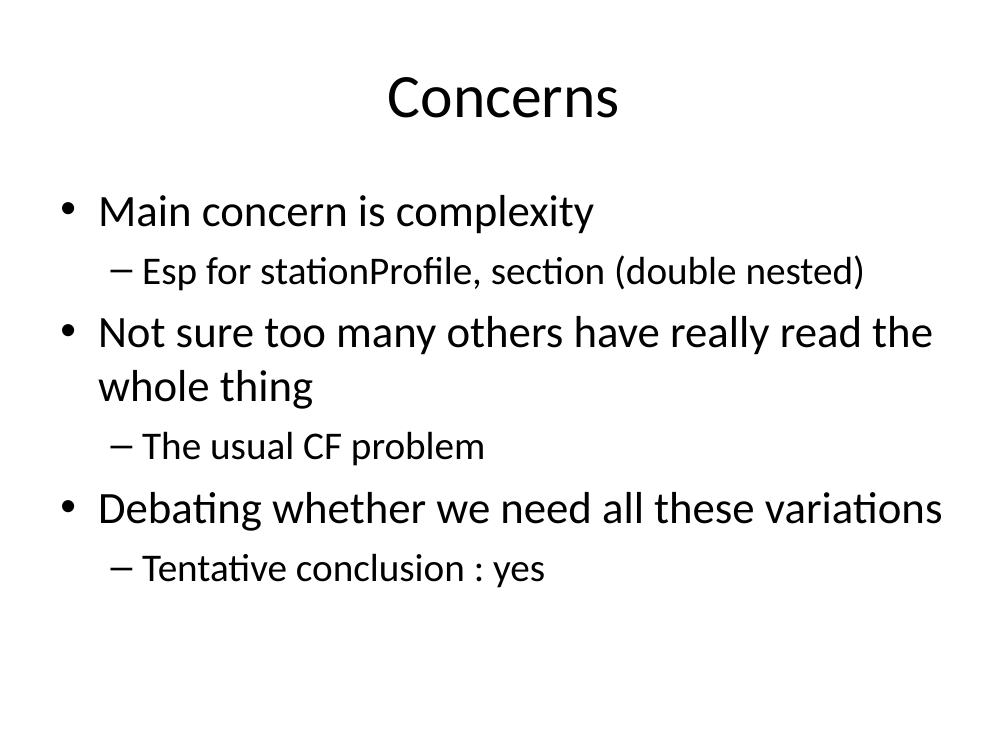
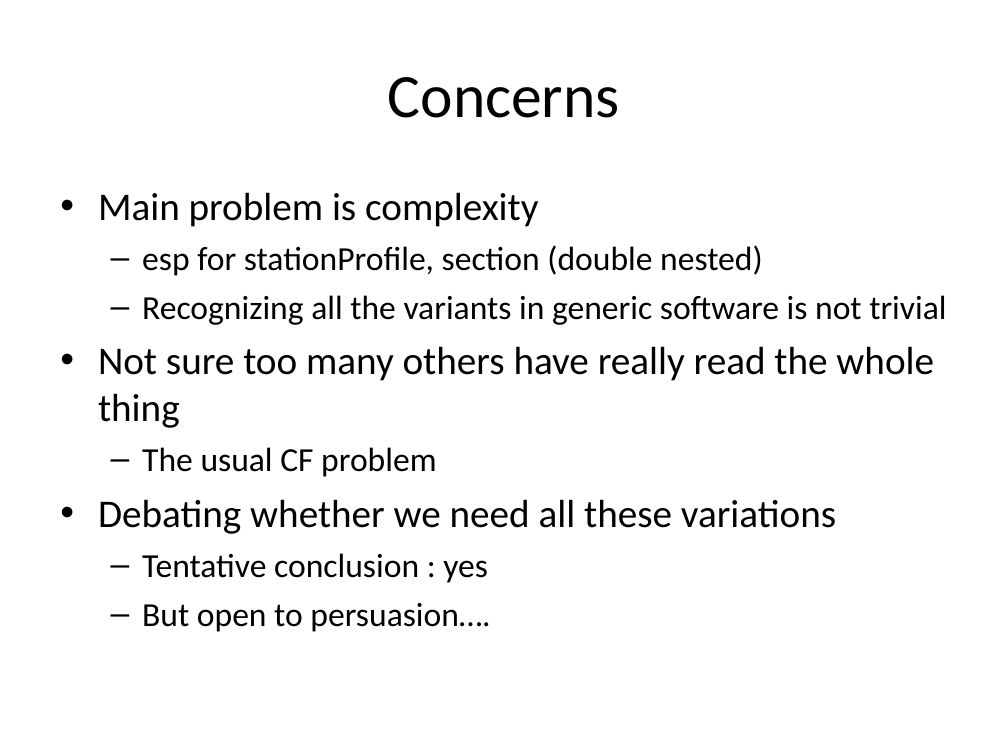
Before and after one commit to ooici-eoi/THREDDS, a slide deck: slide 14 of docs/web/netcdf-java/site/reference/FeatureDatasets/CFPointObs.ppt. Drawn at 1008x756 pixels with LibreOffice and Linux fonts; fonts in the diff are those of the drawing. Boxes give left, top, right and bottom in pixels: in the first picture for what was removed or moved away, otherwise in the second. Text is boxed around its words. In the diff, an @@ line names an element or a change of style, - is before the commit and + after.

```diff
--- a/docs/web/netcdf-java/site/reference/FeatureDatasets/CFPointObs.ppt
+++ b/docs/web/netcdf-java/site/reference/FeatureDatasets/CFPointObs.ppt
@@ text at (98,192,946,325): text changed; size 28 to 24 pt @@
-• Main concern is complexity
-  – Esp for stationProfile, section (double nested)
+• Main problem is complexity
+  – esp for stationProfile, section (double nested)
+  – Recognizing all the variants in generic software is not trivial
@@ text at (98,346,934,583): size 32 to 28 pt in "Not sure too many others have really ...", "Debating whether we need all these variations"; size 28 to 24 pt in "The usual CF problem", "Tentative conclusion : yes"; less space between paragraphs @@
@@ text at (142,603,490,632): paragraph added @@
+  – But open to persuasion….
```
Also in this commit, not shown: 4 other slides changed, 19 other files.
